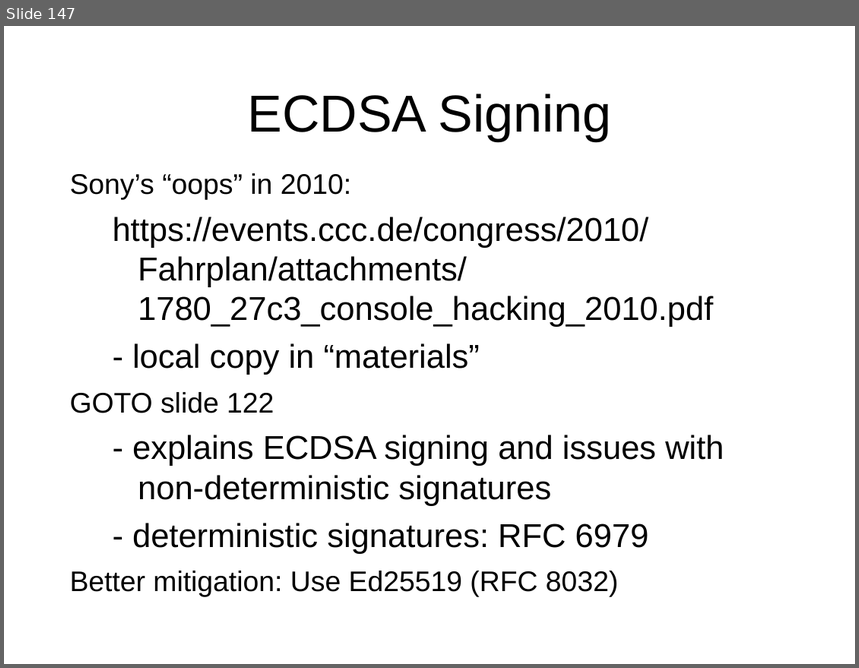
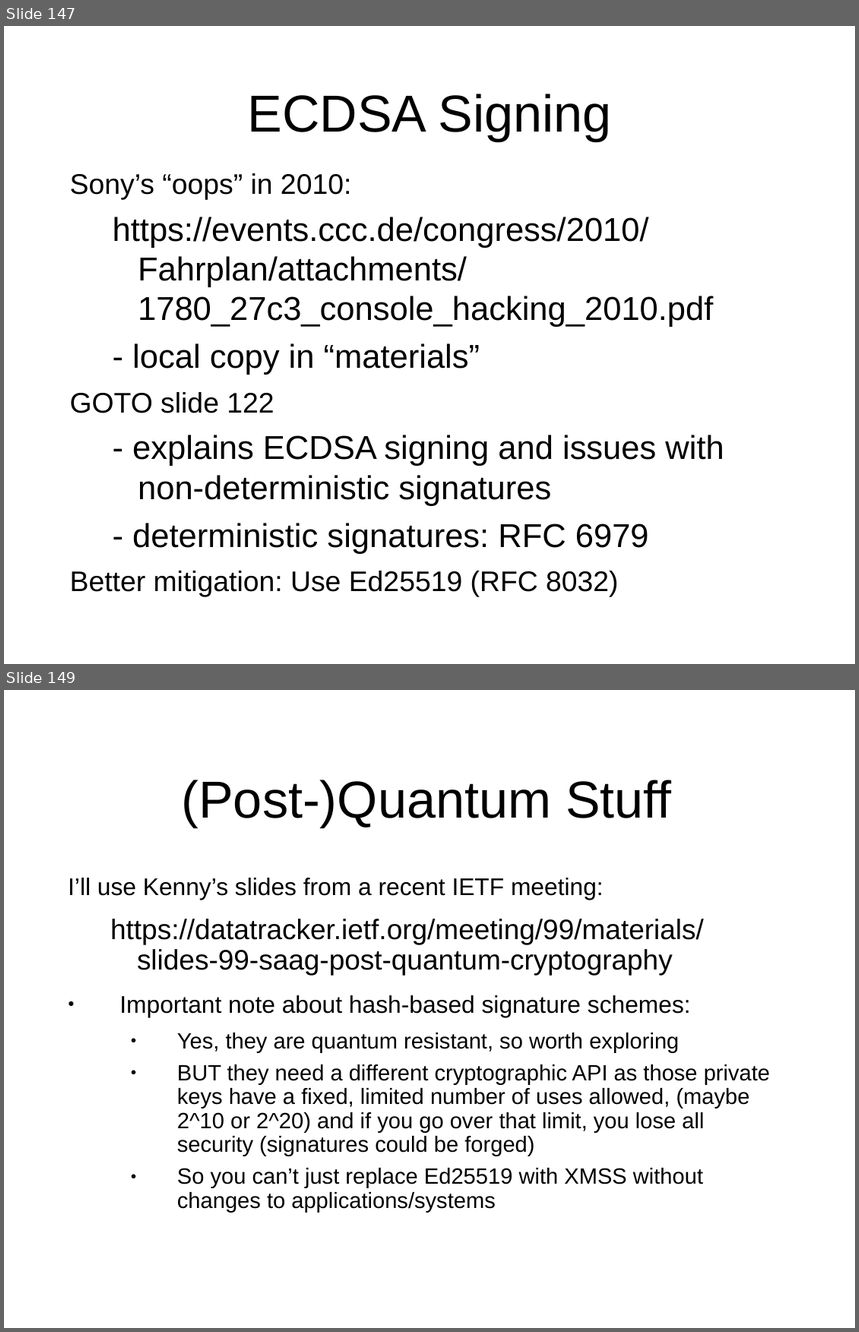
Before and after one commit to sftcd/cs7053, a slide deck: 2016lectures/03-crypto.ppt. Shown one above the other, each under a label of ours: slide 147 before the commit, slides 147 and 149 after it; the slides between them are not shown. The pictures are 859x668 and 859x1332 pixels, drawn with LibreOffice and Linux fonts; fonts in the diff are those of the drawing. Boxes give left, top, right and bottom in pixels: in the first picture for what was removed or moved away, otherwise in the second. Text is boxed around its words. In the diff, an @@ line names an element or a change of style, - is before the commit and + after.

Commit message:
updated crypto slides

```diff
--- a/2016lectures/03-crypto.ppt
+++ b/2016lectures/03-crypto.ppt
@@ slide 149 added at box(4, 690, 855, 1328), background #FFFFFF @@
@@ title added at box(182, 780, 671, 828), 44 pt, text #000000 @@
+(Post-)Quantum Stuff
@@ text added at box(68, 878, 770, 1212), 18.7 pt, text #000000 @@
+I’ll use Kenny’s slides from a recent IETF meeting:
+  https://datatracker.ietf.org/meeting/99/materials/slides-99-saag-post-quantum-cryptography
+● Important note about hash-based signature schemes:
+  ● Yes, they are quantum resistant, so worth exploring
+  ● BUT they need a different cryptographic API as those private keys have a fixed, limited number of uses allowed, (maybe 2^10 or 2^20) and if you go over that limit, you lose all security (signatures could be forged)
+  ● So you can’t just replace Ed25519 with XMSS without changes to applications/systems
```
Also in this commit, not shown: 74 slides changed, 1 other slide added, 3 other files.
